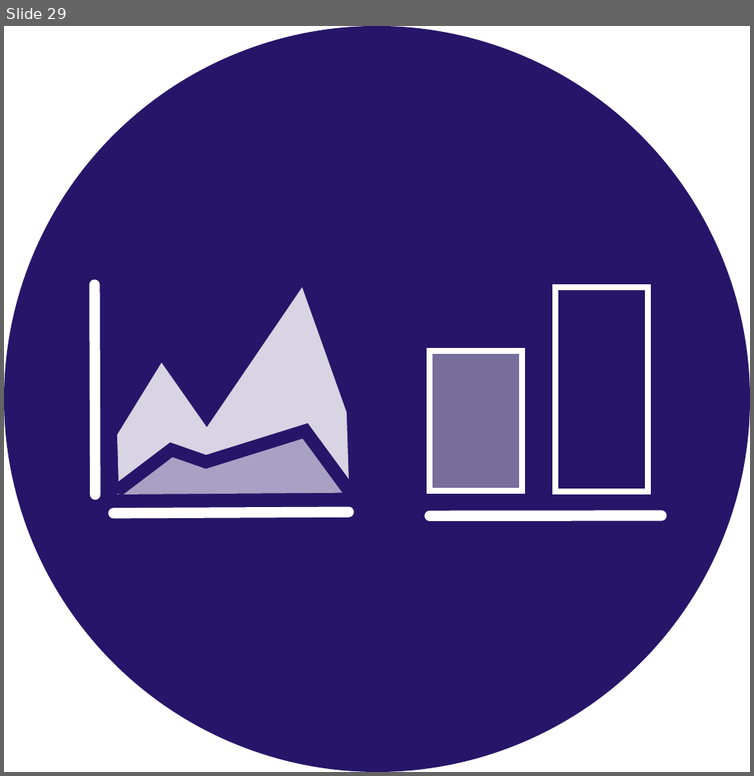
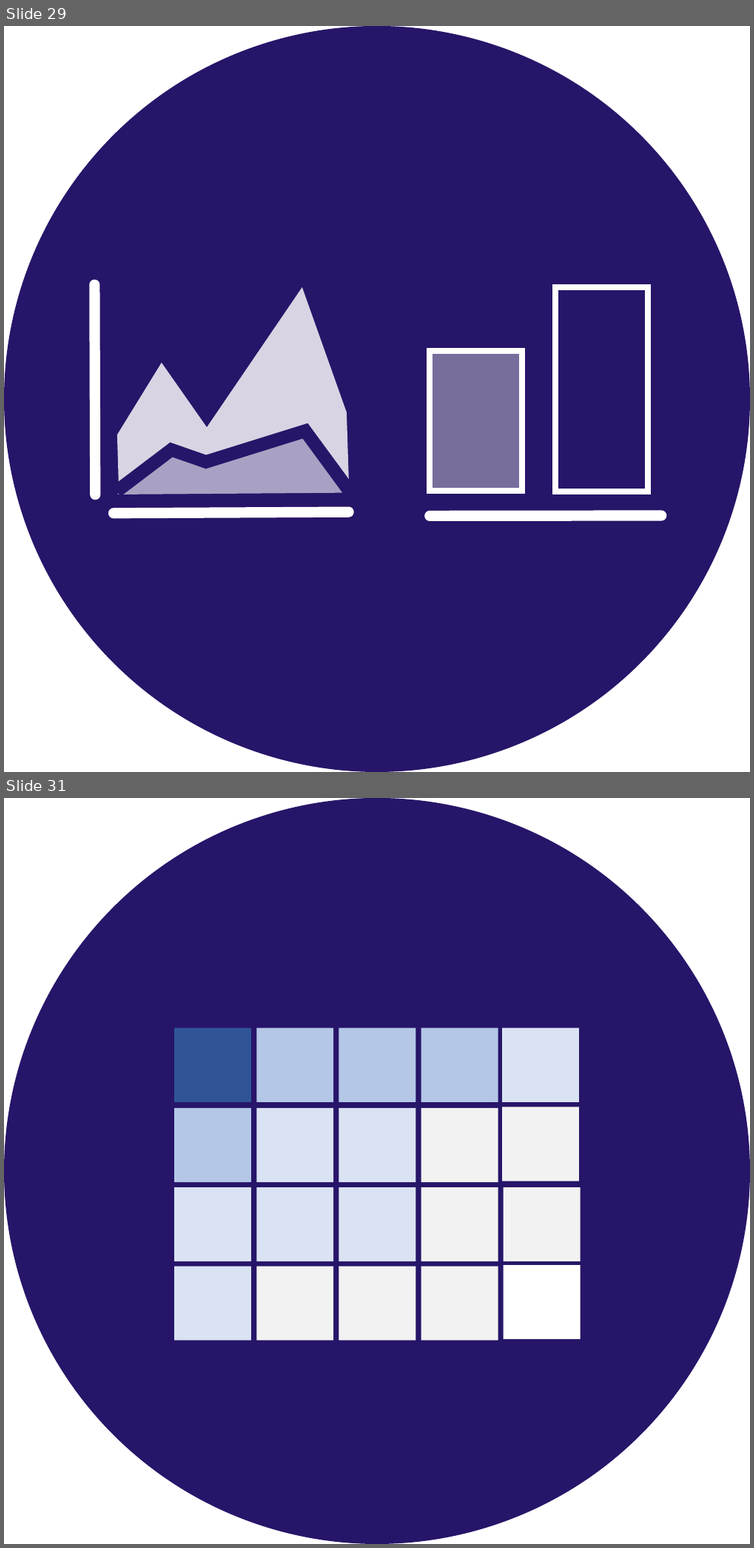
Before and after one commit to holtzy/data_to_viz, a slide deck: img/mistake/mistake_logos.pptx. Shown one above the other, each under a label of ours: slide 29 before the commit, slides 29 and 31 after it; the slides between them are not shown. The pictures are 754x776 and 754x1548 pixels, drawn with LibreOffice and Linux fonts; fonts in the diff are those of the drawing. Boxes give left, top, right and bottom in pixels: in the first picture for what was removed or moved away, otherwise in the second. Text is boxed around its words. In the diff, an @@ line names an element or a change of style, - is before the commit and + after.

```diff
--- a/img/mistake/mistake_logos.pptx
+++ b/img/mistake/mistake_logos.pptx
@@ slide 31 added at <box>4,798,750,1544</box>, background #FFFFFF @@
@@ ellipse added at <box>4,798,750,1544</box>, fill #271569 @@
@@ rectangle added at <box>174,1027,252,1101</box>, fill #2F5597 @@
@@ rectangle added at <box>256,1027,333,1101</box>, fill #B4C7E7 @@
@@ rectangle added at <box>339,1027,417,1101</box>, fill #B4C7E7 @@
@@ rectangle added at <box>421,1027,498,1101</box>, fill #B4C7E7 @@
@@ rectangle added at <box>502,1027,580,1101</box>, fill #DAE3F3 @@
@@ rectangle added at <box>502,1107,580,1181</box>, fill #F2F2F2 @@
@@ rectangle added at <box>174,1109,252,1182</box>, fill #B4C7E7 @@
@@ rectangle added at <box>256,1109,333,1182</box>, fill #DAE3F3 @@
@@ rectangle added at <box>339,1109,417,1182</box>, fill #DAE3F3 @@
@@ rectangle added at <box>421,1109,498,1182</box>, fill #F2F2F2 @@
@@ rectangle added at <box>174,1188,252,1262</box>, fill #DAE3F3 @@
@@ rectangle added at <box>256,1188,333,1262</box>, fill #DAE3F3 @@
@@ rectangle added at <box>339,1188,417,1262</box>, fill #DAE3F3 @@
@@ rectangle added at <box>421,1188,498,1262</box>, fill #F2F2F2 @@
@@ rectangle added at <box>504,1188,581,1262</box>, fill #F2F2F2 @@
@@ rectangle added at <box>174,1266,252,1340</box>, fill #DAE3F3 @@
@@ rectangle added at <box>256,1266,333,1340</box>, fill #F2F2F2 @@
@@ rectangle added at <box>339,1266,417,1340</box>, fill #F2F2F2 @@
@@ rectangle added at <box>421,1266,498,1340</box>, fill #F2F2F2 @@
@@ rectangle added at <box>504,1266,581,1340</box>, fill #FFFFFF @@
```
Also in this commit, not shown: 1 other slide added, 1 slide removed, 1 other file.
